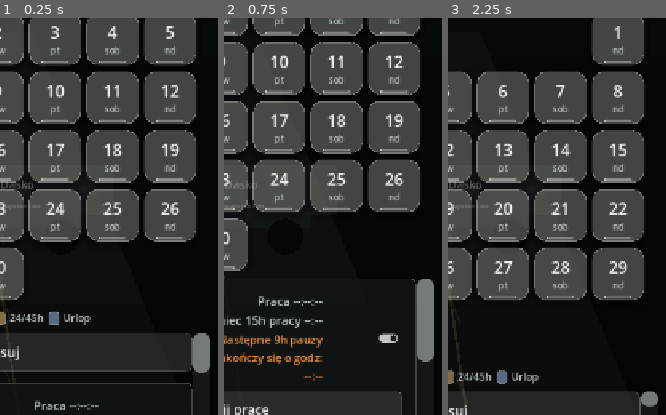
Above: before the commit, frames 1-3 (left to right).
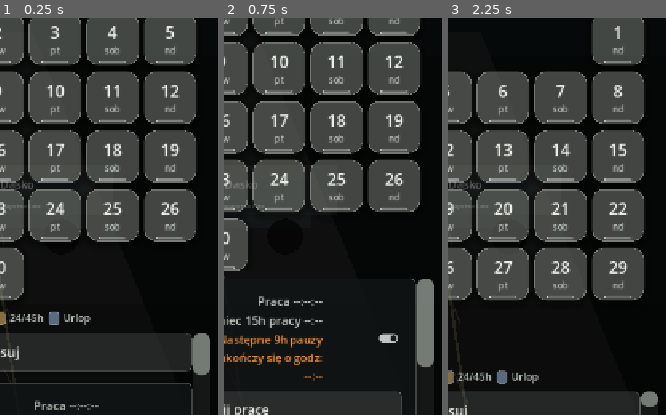
Above: after the commit, the same moments.

Repository: ElKlient/IDOL-Genesis
Game: Godot game, scene res://scenes/main.tscn
The game is run twice, just before and just after one commit, with the same random seed, the same clock (stepped at 60 frames per second) and the same inputs.
Inputs:
- Up to frame 1 (0.25 s): no input
- Up to frame 2 (0.75 s): click "Zapisz i zamknij" at 0.5 s
- Up to frame 3 (2.25 s): click "Cofnij" at 1.25 s; click "<" at 2 s
The pictures show only the part of the screen within x 49-99%, y 46-96%; the shares and areas given below are measured in that part.

The runs differ from the first frame. In frame 1, less than 0.1% of the frame differs, in the area x 88-97%, y 87-91%; in frame 2, 0.1%, in the area x 88-97%, y 85-88%; in frame 3, less than 0.1%.

Commit message:
Hide pause panel status text

Diff:
--- a/scripts/main.gd
+++ b/scripts/main.gd
@@ -274,6 +274,7 @@
 	if now_msec >= work_timer_next_update_msec:
 		work_timer_next_update_msec = now_msec + 1000
 		_update_work_timer()
+		_update_pause_result()
 
 
 func _force_portrait() -> void:
@@ -1096,14 +1097,16 @@
 	_prepare_control(pause_button, 20, 56)
 	pause_row.add_child(pause_button)
 
+	pause_result_label = _make_label("", 19, Color(0.62, 0.92, 0.64))
+	pause_result_label.autowrap_mode = TextServer.AUTOWRAP_WORD_SMART
+	pause_result_label.horizontal_alignment = HORIZONTAL_ALIGNMENT_RIGHT
+	pause_result_label.visible = false
+	day_tools_body.add_child(pause_result_label)
+
 	work_status_label = _make_label("Tu później aplikacja policzy czas pracy.", 18, COLOR_TEXT_MUTED)
 	work_status_label.autowrap_mode = TextServer.AUTOWRAP_WORD_SMART
+	work_status_label.visible = false
 	day_tools_body.add_child(work_status_label)
-
-	pause_result_label = _make_label("", 19, COLOR_TEXT)
-	pause_result_label.autowrap_mode = TextServer.AUTOWRAP_WORD_SMART
-	pause_result_label.visible = false
-	day_tools_body.add_child(pause_result_label)
 
 	_apply_day_tools_visibility()
 
@@ -1960,6 +1963,7 @@
 			_format_unix_time(work_end_unix),
 		]
 
+	work_status_label.visible = false
 	_update_work_timer()
 	_update_pause_result()
 
@@ -1973,20 +1977,14 @@
 		work_timer_label.text = "Praca --:--:--\nKoniec 15h pracy --:--"
 		work_timer_label.visible = true
 		work_timer_label.add_theme_color_override("font_color", COLOR_TEXT_MUTED)
-		if pause_start_unix > 0:
-			_show_pause_timer(now_unix)
-		else:
-			_show_next_rest_after_work_placeholder()
+		_show_next_rest_after_work_placeholder()
 		return
 
 	var limit_end_unix := work_start_unix + TEST_WORK_LIMIT_SECONDS
 	var rest_end_unix := limit_end_unix + TEST_REST_AFTER_WORK_SECONDS
-	if pause_start_unix > 0:
-		_show_pause_timer(now_unix)
-	else:
-		rest_after_work_label.visible = true
-		rest_after_work_label.add_theme_color_override("font_color", Color(0.96, 0.58, 0.22))
-		rest_after_work_label.text = "Następne 9h pauzy\nzakończy się o godz:\n%s" % _format_unix_clock(rest_end_unix)
+	rest_after_work_label.visible = true
+	rest_after_work_label.add_theme_color_override("font_color", Color(0.96, 0.58, 0.22))
+	rest_after_work_label.text = "Następne 9h pauzy\nzakończy się o godz:\n%s" % _format_unix_clock(rest_end_unix)
 
 	if work_end_unix > 0:
 		work_timer_label.text = "Praca zakończona\n%s" % _format_unix_clock(work_end_unix)
@@ -2016,12 +2014,15 @@
 
 
 func _show_pause_timer(now_unix: int) -> void:
+	if pause_result_label == null:
+		return
+
 	var pause_hours := _selected_pause_hours()
 	var pause_end_unix := pause_start_unix + pause_hours * 3600
 	var pause_remaining_seconds: int = maxi(0, pause_end_unix - now_unix)
-	rest_after_work_label.visible = true
-	rest_after_work_label.add_theme_color_override("font_color", Color(0.62, 0.92, 0.64))
-	rest_after_work_label.text = "Pauza %dh %s\nKoniec pauzy %s" % [
+	pause_result_label.visible = true
+	pause_result_label.add_theme_color_override("font_color", Color(0.62, 0.92, 0.64))
+	pause_result_label.text = "Pauza %dh %s\nKoniec pauzy %s" % [
 		pause_hours,
 		_format_countdown(pause_remaining_seconds),
 		_format_unix_clock(pause_end_unix),
@@ -2122,6 +2123,7 @@
 	last_work_end_unix = 0
 	work_status_label.text = "Tu później aplikacja policzy czas pracy."
 	_update_work_timer()
+	pause_result_label.visible = false
 	pause_result_label.text = ""
 
 	weekly_rest_toggle.set_pressed_no_signal(true)
@@ -4044,8 +4046,16 @@
 func _update_pause_result() -> void:
 	if pause_result_label == null:
 		return
-	pause_result_label.visible = false
-	pause_result_label.text = ""
+	if pause_start_unix <= 0:
+		pause_result_label.visible = false
+		pause_result_label.text = ""
+		if work_status_label != null:
+			work_status_label.visible = false
+		return
+
+	if work_status_label != null:
+		work_status_label.visible = false
+	_show_pause_timer(int(Time.get_unix_time_from_system()))
 
 
 func _button_previous_month() -> void:
